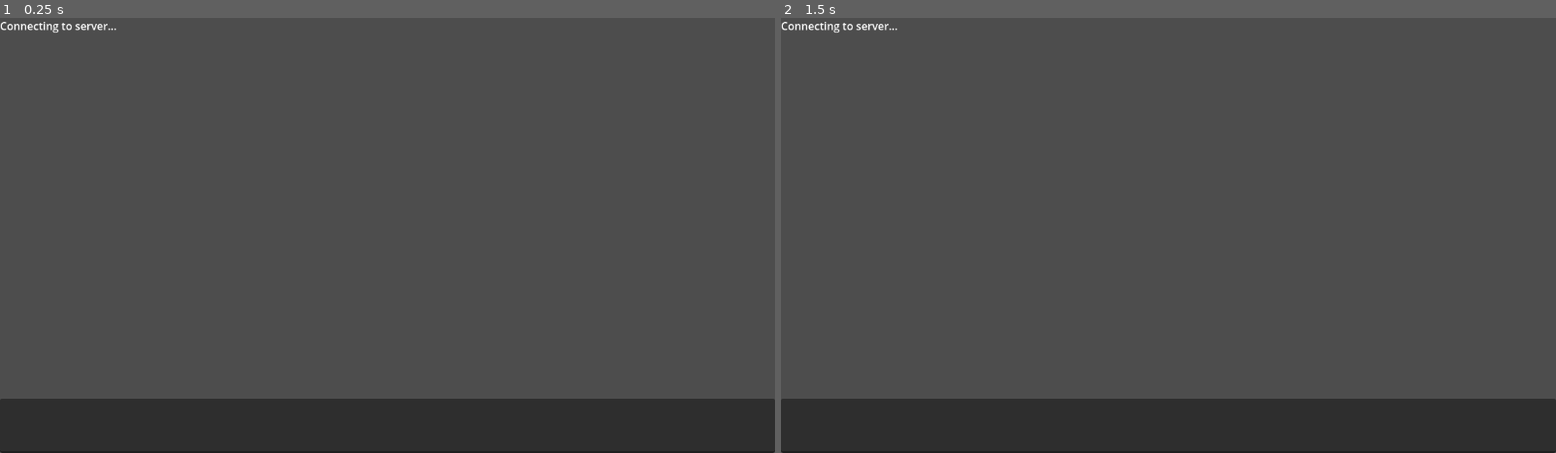
Above: before the commit, frames 1-2 (left to right).
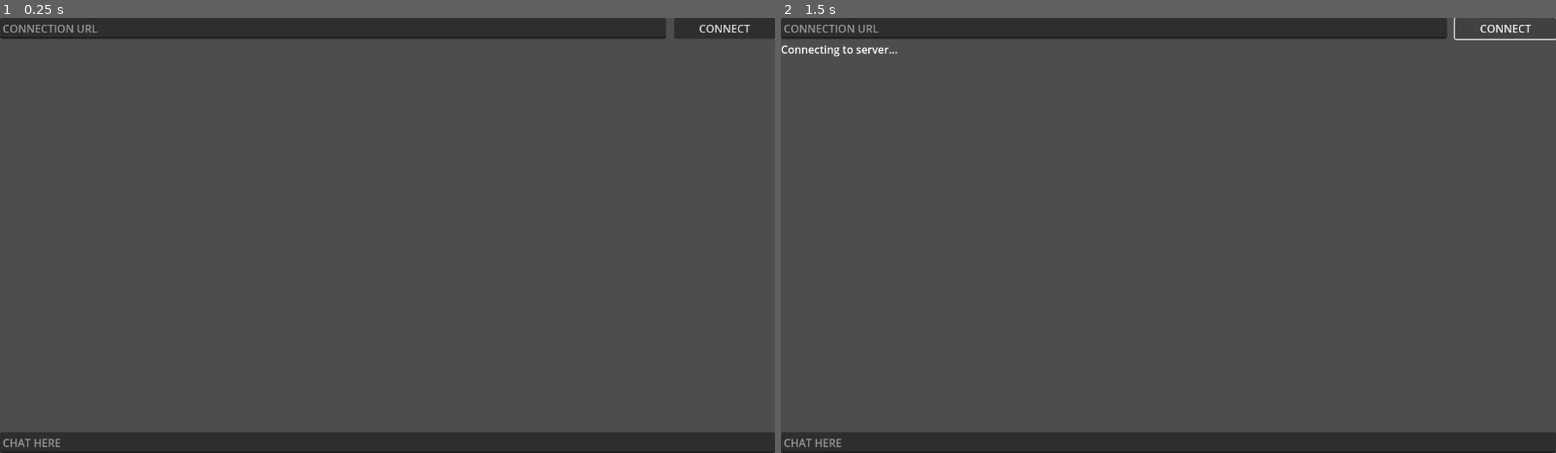
Above: after the commit, the same moments.

Repository: yeti-collective/go-godot-poc
Game: Godot game, scene res://Main.tscn
Two runs of this game, one before a commit and one after it. Both use one fixed random seed, a clock stepped at 60 frames per second and the inputs below.
Inputs (mouse positions are in pixels of both pictures, inside the frame that each line leads up to):
- Up to frame 1 (0.25 s): no input
- Up to frame 2 (1.5 s): click (1501, 26) at 0.5 s, where only the run after the commit has a clickable "CONNECT"

The runs differ from the first frame. In frame 1, 12% of the frame differs, in the area x 0-100%, y 0-99%; in frame 2, 12%.

Commit message:
Adds editable connection url

Diff:
--- a/client/Main.tscn
+++ b/client/Main.tscn
@@ -8,19 +8,37 @@
 
 [node name="GUI" type="CanvasLayer" parent="."]
 
-[node name="ChatLog" type="RichTextLabel" parent="GUI"]
-anchors_preset = 10
+[node name="VBoxContainer" type="VBoxContainer" parent="GUI"]
+anchors_preset = 15
 anchor_right = 1.0
-offset_bottom = 472.0
+anchor_bottom = 1.0
 grow_horizontal = 2
+grow_vertical = 2
+
+[node name="HSplitContainer" type="HSplitContainer" parent="GUI/VBoxContainer"]
+layout_mode = 2
+
+[node name="URLInput" type="LineEdit" parent="GUI/VBoxContainer/HSplitContainer"]
+layout_mode = 2
+size_flags_horizontal = 3
+size_flags_vertical = 0
+placeholder_text = "CONNECTION URL"
+
+[node name="ConnectButton" type="Button" parent="GUI/VBoxContainer/HSplitContainer"]
+custom_minimum_size = Vector2(150, 0)
+layout_mode = 2
+text = "CONNECT"
+
+[node name="ChatLog" type="RichTextLabel" parent="GUI/VBoxContainer"]
+layout_mode = 2
+size_flags_vertical = 3
 script = ExtResource("2_uu6xs")
 metadata/_custom_type_script = "uid://duy2kpxogly3y"
 
-[node name="LineEdit" type="LineEdit" parent="GUI"]
-anchors_preset = 12
-anchor_top = 1.0
-anchor_right = 1.0
-anchor_bottom = 1.0
-offset_top = -81.0
-grow_horizontal = 2
-grow_vertical = 0
+[node name="LineEdit" type="LineEdit" parent="GUI/VBoxContainer"]
+custom_minimum_size = Vector2(100, 30)
+layout_mode = 2
+placeholder_text = "CHAT HERE"
+
+[connection signal="text_submitted" from="GUI/VBoxContainer/HSplitContainer/URLInput" to="." method="_on_url_input_text_submitted"]
+[connection signal="pressed" from="GUI/VBoxContainer/HSplitContainer/ConnectButton" to="." method="_on_connect_button_pressed"]
--- a/client/main.gd
+++ b/client/main.gd
@@ -2,8 +2,28 @@
 
 const packets := preload("res://packets.gd")
 
-@onready var chat_log: ChatLog = $GUI/ChatLog
-@onready var line_input: LineEdit = $GUI/LineEdit
+@onready var chat_log: ChatLog = $GUI/VBoxContainer/ChatLog
+@onready var line_input: LineEdit = $GUI/VBoxContainer/LineEdit
+@onready var url_input: LineEdit = $GUI/VBoxContainer/HSplitContainer/URLInput
+@onready var conn_button: Button = $GUI/VBoxContainer/HSplitContainer/ConnectButton
+
+var connected := false:
+	set(val):
+		connected = val
+		if conn_button != null:
+			conn_button.text = "DISCONNECT" if val else "CONNECT"
+			url_input.editable = !connected
+			line_input.editable = connected
+
+func attempt_connection(url: String):
+	chat_log.info("Connecting to server...")
+	WebsocketClient.connect_to_url("wss://%s/ws" % url)
+
+func close_connection():
+	WebsocketClient.close()
+	WebsocketClient.clear()
+	connected = false
+
 
 func _ready() -> void:
 	# Connect the websocket client to our packet handling methods
@@ -14,14 +34,14 @@
 	# Connect the line input
 	line_input.text_submitted.connect(_on_line_edit_text_submitted)
 
-	chat_log.info("Connecting to server...")
-	WebsocketClient.connect_to_url("ws://127.0.0.1:8080/ws")
 
 func _on_ws_connected_to_server() -> void:
 	chat_log.success("Connected to server!")
+	connected = true
 
 func _on_ws_connection_closed() -> void:
 	chat_log.info("Connection closed")
+	connected = false
 
 func _on_ws_packet_received(packet: packets.Packet) -> void:
 	var sender_id := packet.get_sender_id()
@@ -58,3 +78,16 @@
 
 	# Clear the input field
 	line_input.text = ""
+
+## URL Field functions
+
+func _on_connect_button_pressed() -> void:
+	if connected:
+		close_connection()
+	else:
+		if url_input.text.length() < 0:
+			return
+		attempt_connection(url_input.text)
+
+func _on_url_input_text_submitted(_new_text:String) -> void:
+	_on_connect_button_pressed()
